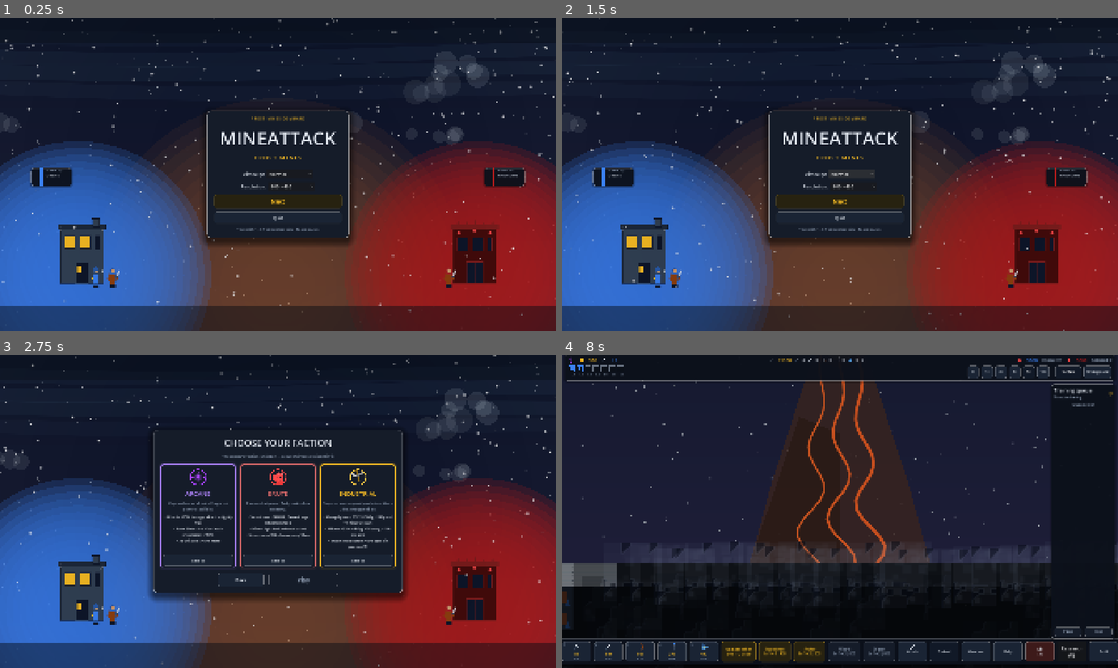
Above: before the commit, frames 1-4 (two rows, left to right).
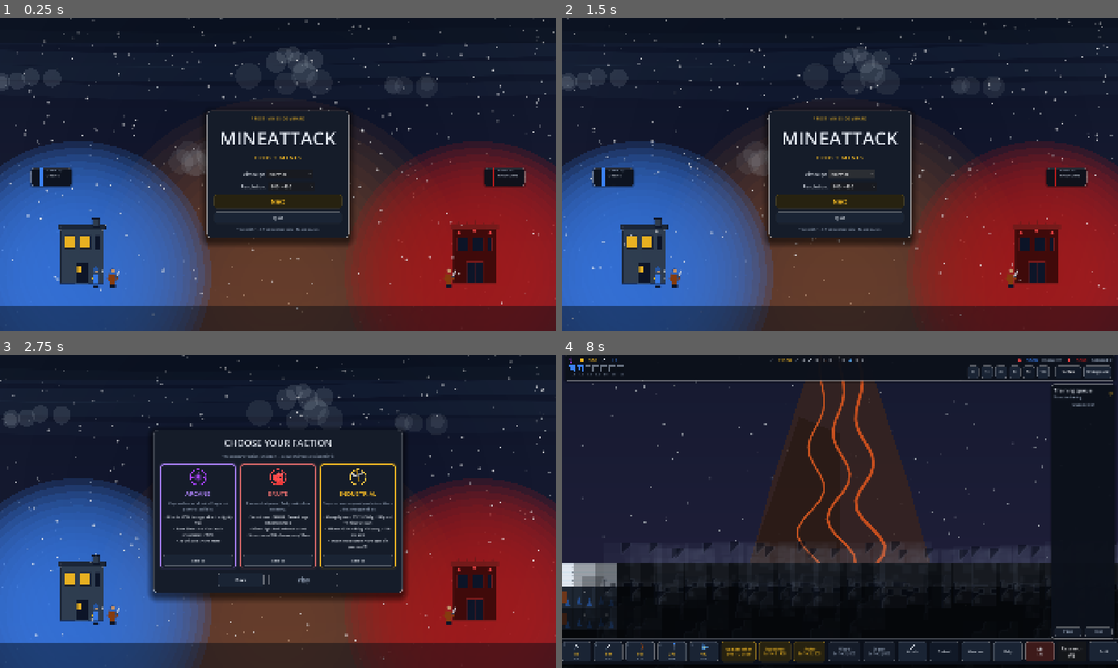
Above: after the commit, the same moments.

Repository: SZaidi00/mine-attack
Game: Godot game, scene res://scenes/ui/main_menu.tscn
The game is run twice, just before and just after one commit, with the same random seed, the same clock (stepped at 60 frames per second) and the same inputs.
Inputs:
- Up to frame 1 (0.25 s): no input
- Up to frame 2 (1.5 s): click "Normal" at 0.5 s; click "Normal" at 1.25 s
- Up to frame 3 (2.75 s): click "Next" at 2 s
- Up to frame 4 (8 s): click "Select" at 2.75 s; click "Play" at 3.5 s; click "⏸" at 4.25 s; click "1×" at 5 s; click "2×" at 5.75 s; click "3×" at 6.5 s; click "5×" at 7.25 s

The runs differ from the first frame. In frame 1, 2.7% of the frame differs, in the area x 0-100%, y 0-96%; in frame 2, 2.6%; in frame 3, 2.2%; in frame 4, 1.1%.

Commit message:
update occurance of weather events in the beginning

Diff:
--- a/scripts/autoload/constants.gd
+++ b/scripts/autoload/constants.gd
@@ -186,8 +186,8 @@
 # every non-wall cell becomes indestructible LAVA. After LAVA_DURATION the
 # lava recedes into diggable MAGMA_ROCK (0 gold), with MAGMA_ORE_CHANCE per
 # cell of high-value FRESH_ORE instead — but only on layers 6 and 7.
-const LAVA_MIN_INTERVAL: float = 90.0
-const LAVA_MAX_INTERVAL: float = 120.0
+const LAVA_MIN_INTERVAL: float = 70.0
+const LAVA_MAX_INTERVAL: float = 125.0
 const LAVA_WARNING_TIME: float = 5.0
 # Creeping tide: lava rises from the bottom to the wave peak over this many
 # seconds, then recedes back down. There is no fixed "active" hold at the top;
@@ -247,8 +247,9 @@
 # research raises the storm movement multiplier for the owning team.
 # Both the scheduling interval and the exposure damage are further scaled by
 # difficulty (more frequent and deadlier storms on higher difficulties).
-const SNOWSTORM_MIN_INTERVAL: float = 60.0
-const SNOWSTORM_MAX_INTERVAL: float = 90.0
+# Intervals overlap with lava/volcano so no single event always comes first.
+const SNOWSTORM_MIN_INTERVAL: float = 50.0
+const SNOWSTORM_MAX_INTERVAL: float = 105.0
 const SNOWSTORM_DURATION: float = 15.0
 const SNOWSTORM_WARNING_TIME: float = 5.0
 const SNOWSTORM_VISION_MULT: float = 0.25
@@ -261,8 +262,10 @@
 # that damages units and structures over time. If a snowstorm is active, meteors
 # still fall but do not leave fire; any existing volcano fires are extinguished
 # when the snowstorm begins. HQ buildings and mine entries are protected.
-const VOLCANO_MIN_INTERVAL: float = 100.0
-const VOLCANO_MAX_INTERVAL: float = 150.0
+# Intervals overlap with snowstorm/lava so the three events can arrive in any
+# order after the shuffled first-occurrence deck is dealt.
+const VOLCANO_MIN_INTERVAL: float = 90.0
+const VOLCANO_MAX_INTERVAL: float = 145.0
 const VOLCANO_WARNING_TIME: float = 7.0
 const VOLCANO_DURATION: float = 18.0
 const VOLCANO_METEOR_INTERVAL_BASE: float = 0.9
--- a/scripts/autoload/weather_manager.gd
+++ b/scripts/autoload/weather_manager.gd
@@ -6,6 +6,11 @@
 # active → idle, then rescheduled). The snowstorm applies vision/speed
 # multipliers and exposure damage; the volcano rains meteors across the surface.
 # All three random events (snowstorm, volcano, lava rising) can overlap.
+#
+# To avoid a fixed snowstorm → lava → volcano opening, reset() shuffles a shared
+# deck of first-occurrence times; GridEvents reads the lava entry so all three
+# events start in a random order. Recurring intervals in Constants overlap so
+# the order stays unpredictable after the first wave.
 #
 # Like GridEvents (Phase 4), all timers accumulate game-time delta and the
 # whole node is pausable, so warnings and active phases freeze on pause/game-over
@@ -53,6 +58,11 @@
 var _ice_crack_left: float = 0.0
 var _storm_wind_player: AudioStreamPlayer = null
 
+# Cached initial occurrence times for the three major random events. The deck
+# is shuffled once per match so the first snowstorm, lava rise, and volcano
+# eruption can arrive in any order instead of always snow → lava → volcano.
+var _initial_event_times: Dictionary = {}
+
 
 func _ready() -> void:
 	reset()
@@ -66,8 +76,9 @@
 	_warning_left = 0.0
 	_storm_left = 0.0
 	_damage_accum.clear()
-	_snow_next_at = _seconds_to_next_snowstorm()
-	_volcano_next_at = _seconds_to_next_volcano()
+	_generate_initial_event_times()
+	_snow_next_at = _initial_event_times["snowstorm"]
+	_volcano_next_at = _initial_event_times["volcano"]
 	_volcano_warning_left = 0.0
 	_volcano_active_left = 0.0
 	_volcano_meteor_timer = 0.0
@@ -204,6 +215,30 @@
 func _seconds_to_next_snowstorm() -> float:
 	var interval_mult: float = GameManager.get_snowstorm_interval_multiplier()
 	return randf_range(_Constants.SNOWSTORM_MIN_INTERVAL, _Constants.SNOWSTORM_MAX_INTERVAL) * interval_mult
+
+
+## Generates one shuffled set of first-occurrence times for the three random
+## events (snowstorm, lava rise, volcano eruption). Each match draws three
+## staggered windows, shuffles which event lands in each window, and caches the
+## result so WeatherManager and GridEvents agree on the opening order.
+func _generate_initial_event_times() -> void:
+	var windows: Array = [
+		randf_range(45.0, 75.0),
+		randf_range(70.0, 100.0),
+		randf_range(95.0, 125.0),
+	]
+	windows.shuffle()
+	_initial_event_times = {
+		"snowstorm": windows[0],
+		"lava": windows[1],
+		"volcano": windows[2],
+	}
+
+
+## Returns the cached first-occurrence time for an event ("snowstorm", "lava",
+## or "volcano"). GridEvents reads the lava entry during GridWorld._ready.
+func get_initial_event_time(event_name: String) -> float:
+	return _initial_event_times.get(event_name, -1.0)
 
 
 func _start_snowstorm_warning() -> void:
--- a/scripts/world/grid_events.gd
+++ b/scripts/world/grid_events.gd
@@ -63,9 +63,14 @@
 
 
 ## Called from GridWorld._ready: the first events land inside their random
-## windows after match start.
+## windows after match start. The first lava rise uses the shared shuffled deck
+## so its order relative to the first snowstorm/volcano is unpredictable.
 func schedule_initial() -> void:
-	_lava_next_at = randf_range(_Constants.LAVA_MIN_INTERVAL, _Constants.LAVA_MAX_INTERVAL)
+	var cached_lava: float = WeatherManager.get_initial_event_time("lava")
+	if cached_lava > 0.0:
+		_lava_next_at = cached_lava
+	else:
+		_lava_next_at = randf_range(_Constants.LAVA_MIN_INTERVAL, _Constants.LAVA_MAX_INTERVAL)
 	_cavein_next_at = randf_range(_Constants.CAVEIN_MIN_INTERVAL, _Constants.CAVEIN_MAX_INTERVAL)
 	_ore_respawn_next_at = _Constants.ORE_RESPAWN_INTERVAL
 
